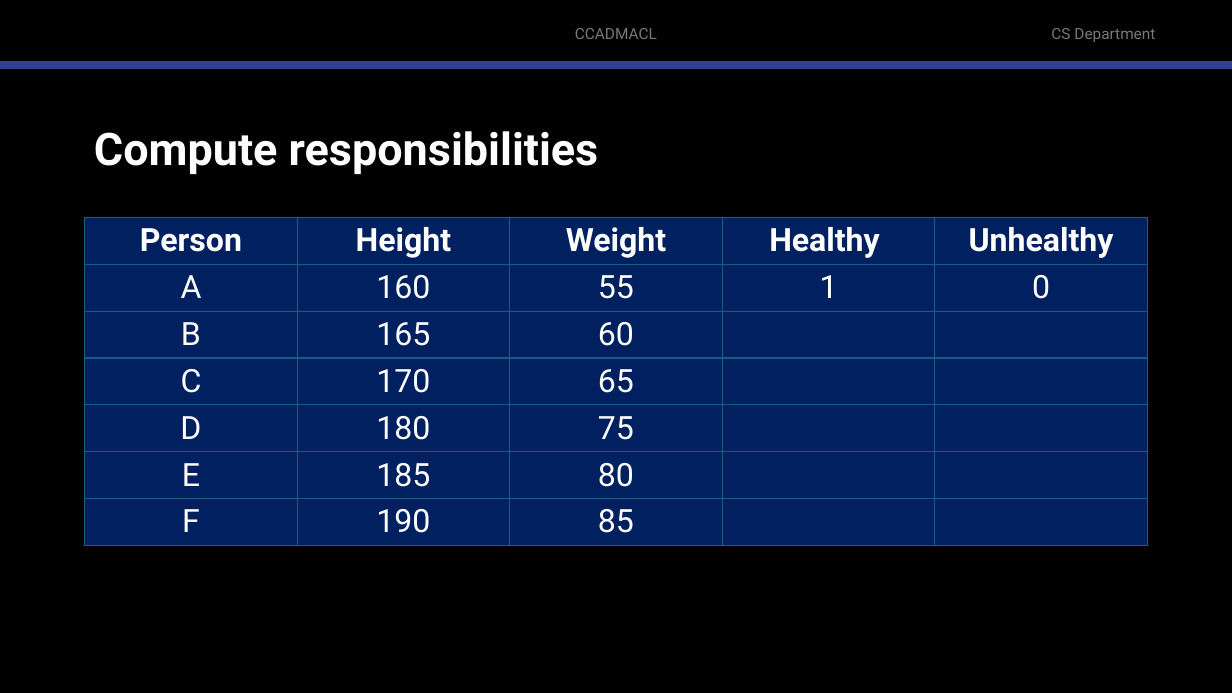
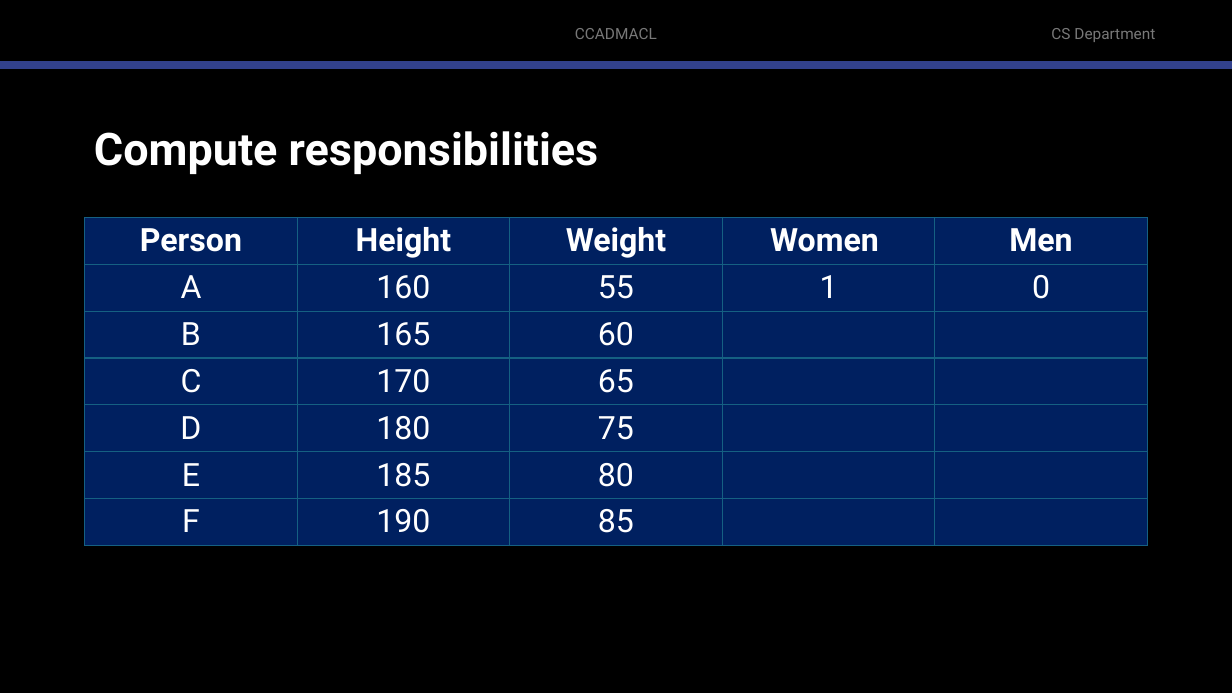
Before and after one commit to robitussin/CCADMACL, a slide deck: slide 77 of 8 - Gaussian Mixture Models/Introduction to Gaussian Mixture Models.pptx (slide 76 before the commit). Drawn at 1232x693 pixels with LibreOffice and Linux fonts; fonts in the diff are those of the drawing; background and template pictures are left out. Boxes give left, top, right and bottom in pixels: in the first picture for what was removed or moved away, otherwise in the second. Text is boxed around its words. In the diff, an @@ line names an element or a change of style, - is before the commit and + after.

```diff
--- a/8 - Gaussian Mixture Models/Introduction to Gaussian Mixture Models.pptx
+++ b/8 - Gaussian Mixture Models/Introduction to Gaussian Mixture Models.pptx
@@ table at <box>85,217,1148,552</box> @@
-row 1, column 4: Healthy
+row 1, column 4: Women
-row 1, column 5: Unhealthy
+row 1, column 5: Men
```
Also in this commit, not shown: 13 other slides changed, 1 slide added.
